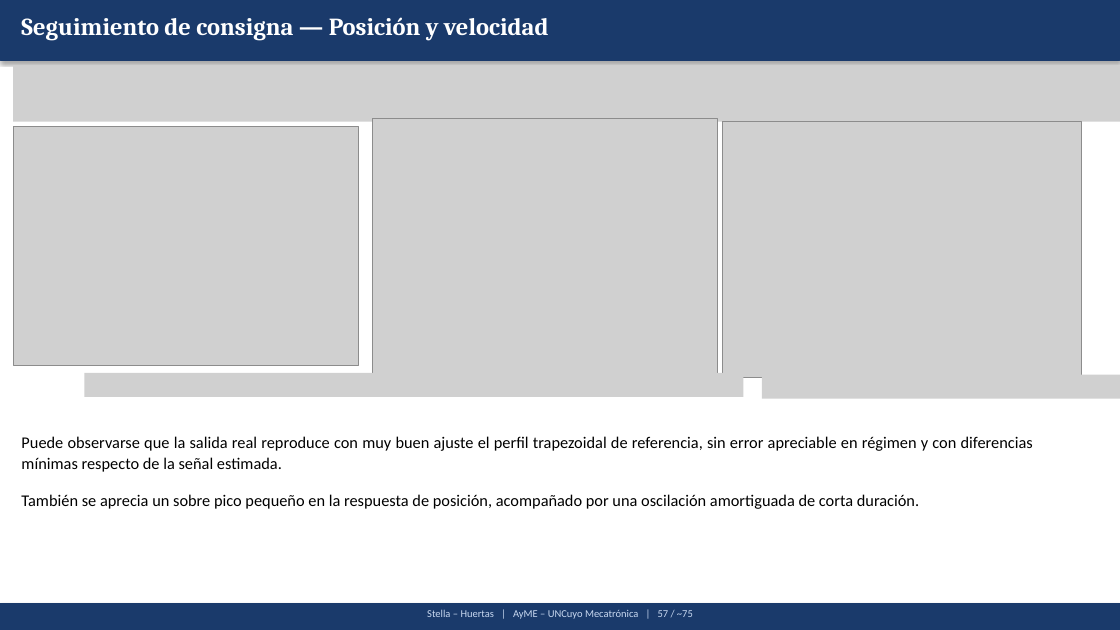
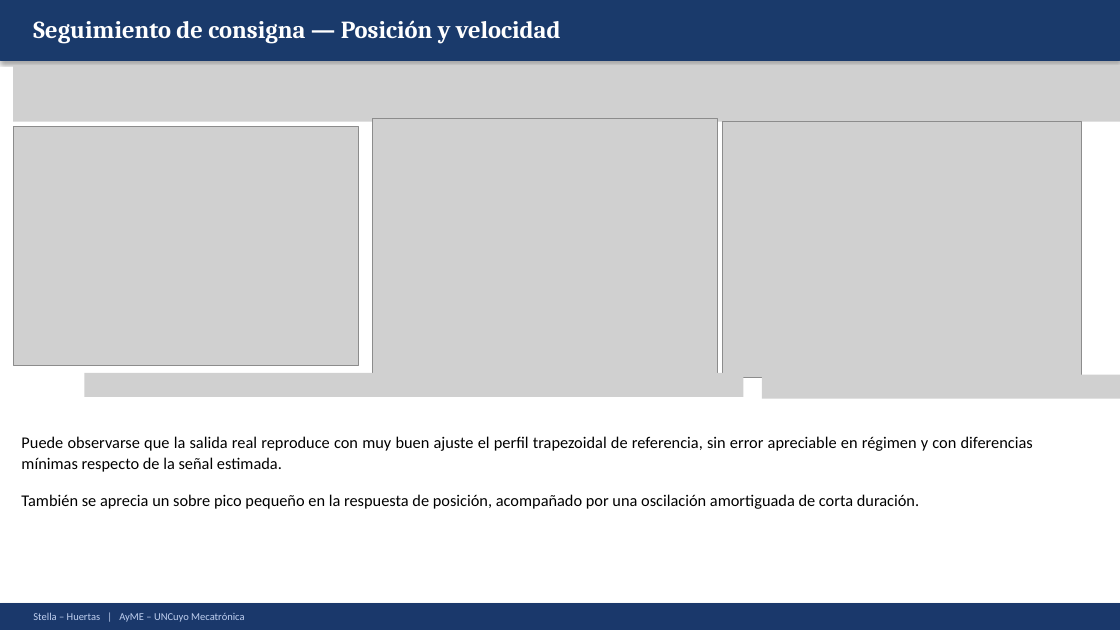
Before and after one commit to Juan-Stella/Automatica-y-maquinas-electricas-final, a slide deck: slide 77 of Presentación/AyME_Stella_Huertas_Presentacion1.pptx. Drawn at 1120x630 pixels with LibreOffice and Linux fonts; fonts in the diff are those of the drawing; grey boxes stand for pictures. Boxes give left, top, right and bottom in pixels: in the first picture for what was removed or moved away, otherwise in the second. Text is boxed around its words. In the diff, an @@ line names an element or a change of style, - is before the commit and + after.

```diff
--- a/Presentación/AyME_Stella_Huertas_Presentacion1.pptx
+++ b/Presentación/AyME_Stella_Huertas_Presentacion1.pptx
@@ text "Seguimiento de consigna — Posición ...": place and size @@
-text "Seguimiento de consigna — Posición ..." at [21, 17, 549, 41]
+text "Seguimiento de consigna — Posición ..." at [33, 20, 561, 44]
@@ rectangle added at [0, 603, 1120, 630], fill #1A386B, outline #1A386B 1 pt @@
@@ text "Stella – Huertas | AyME ..." at [33, 612, 244, 622]: vertical alignment top to middle @@
@@ text at [33, 612, 244, 622]: text changed; text colour #C8D8F0 to #C0D0F0 @@
-Stella – Huertas | AyME – UNCuyo Mecatrónica | 57 / ~75
+Stella – Huertas | AyME – UNCuyo Mecatrónica
```
Also in this commit, not shown: 94 other slides changed, 1 other file.
